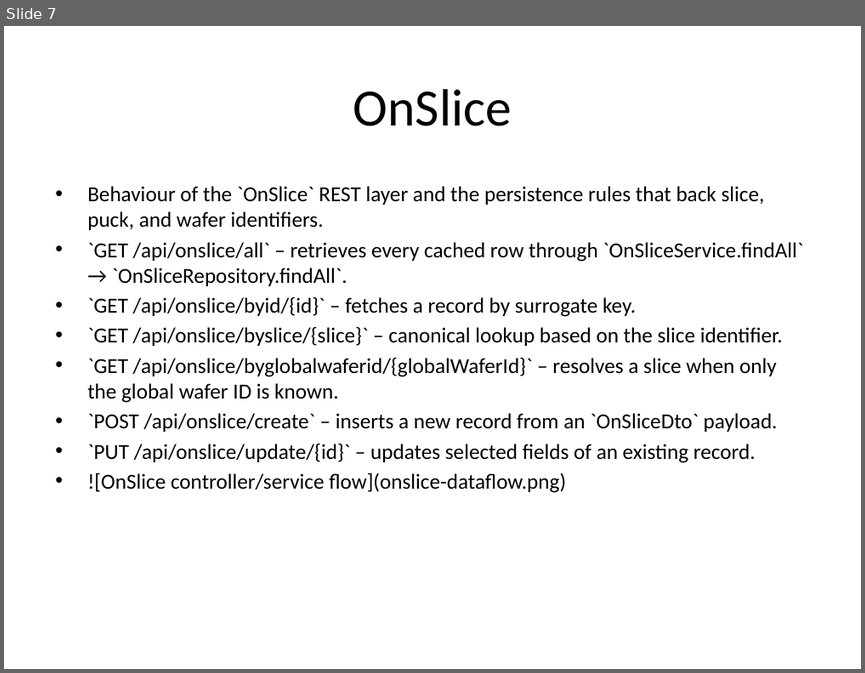
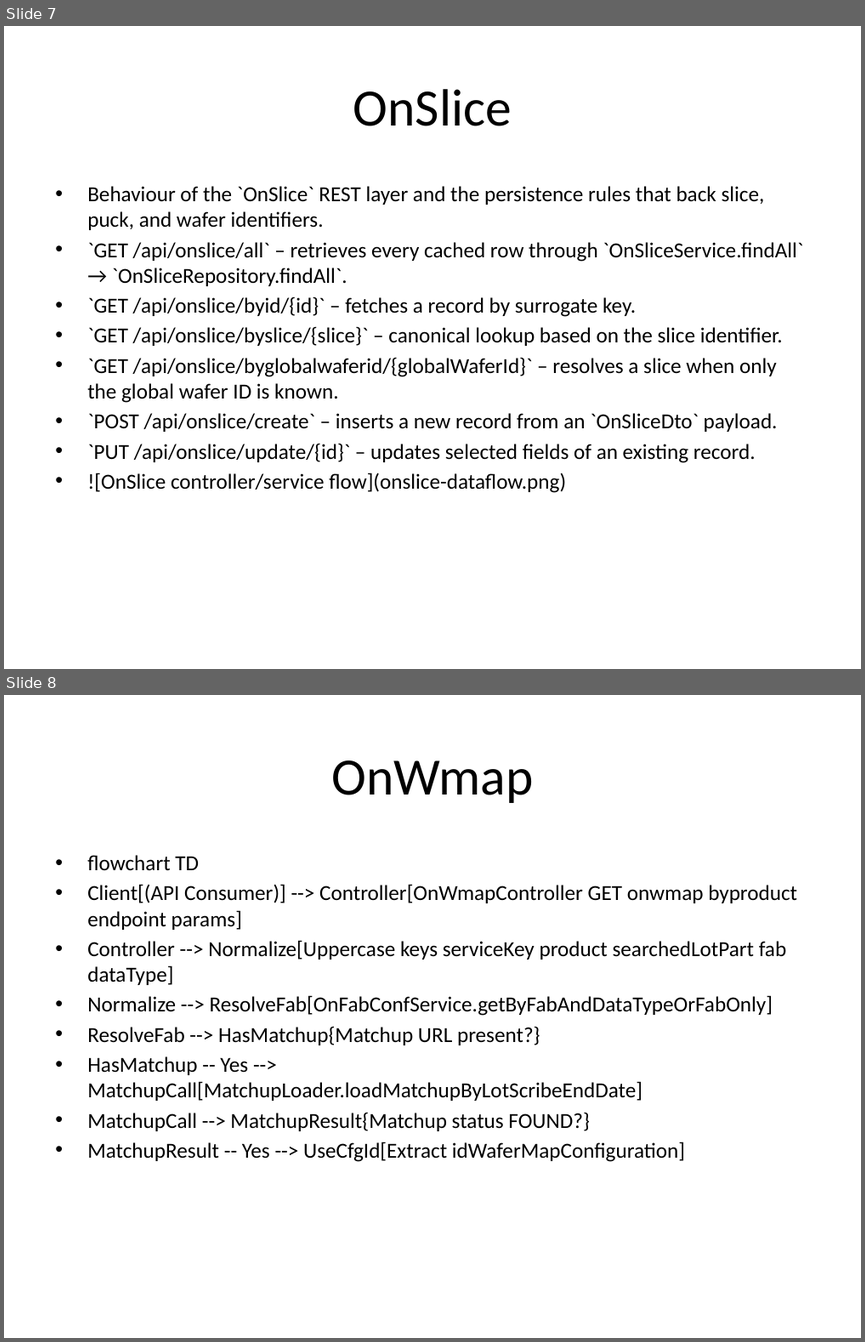
Before and after one commit to ejkorg/ert, a slide deck: docs/ERT_presentation_fullres_with_notes.pptx. Shown one above the other, each under a label of ours: slide 7 before the commit, slides 7 and 8 after it. The pictures are 865x673 and 865x1342 pixels, drawn with LibreOffice and Linux fonts; fonts in the diff are those of the drawing. Boxes give left, top, right and bottom in pixels: in the first picture for what was removed or moved away, otherwise in the second. Text is boxed around its words. In the diff, an @@ line names an element or a change of style, - is before the commit and + after.

Commit message:
Docs: regenerate diagrams, add split OnWmap level2 (config/product), update decks, add thumbnails and docs/.gitignore; archive backups/errors; remove old combined OnWmap

```diff
--- a/docs/ERT_presentation_fullres_with_notes.pptx
+++ b/docs/ERT_presentation_fullres_with_notes.pptx
@@ slide 8 added at <box>4,695,861,1338</box>, background #FFFFFF @@
@@ title added at <box>331,760,533,803</box>, 44 pt, text #000000 @@
+OnWmap
@@ text added at <box>87,855,797,1162</box>, 18 pt, text #000000 @@
+• flowchart TD
+• Client[(API Consumer)] --> Controller[OnWmapController GET onwmap byproduct endpoint params]
+• Controller --> Normalize[Uppercase keys serviceKey product searchedLotPart fab dataType]
+• Normalize --> ResolveFab[OnFabConfService.getByFabAndDataTypeOrFabOnly]
+• ResolveFab --> HasMatchup{Matchup URL present?}
+• HasMatchup -- Yes --> MatchupCall[MatchupLoader.loadMatchupByLotScribeEndDate]
+• MatchupCall --> MatchupResult{Matchup status FOUND?}
+• MatchupResult -- Yes --> UseCfgId[Extract idWaferMapConfiguration]
```
Also in this commit, not shown: 7 other slides added, 5 slides removed, 52 other files.
